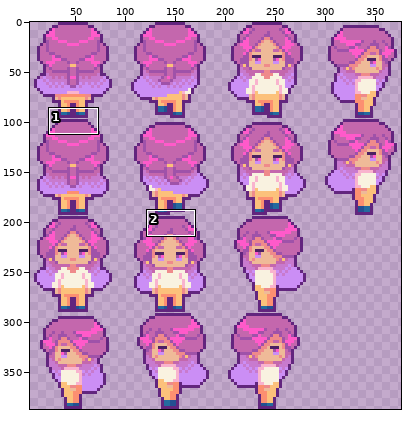
File history of a sprite sheet, assets/atlas/lethe-atlas.png. Above, an overview of the earlier version with the close-up marked.
Close-up. Before the commit:
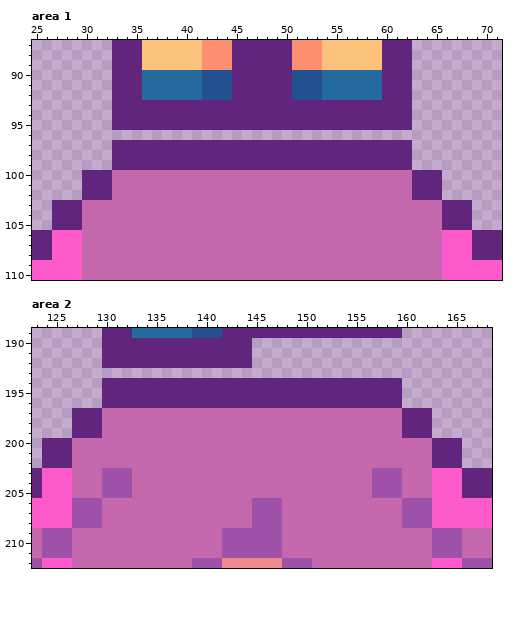
The file is 387x387 pixels. Shown: area 1: x 25..71, y 87..110; area 2: x 123..168, y 189..212. The wide view leaves out empty margins.
The same view after the edit:
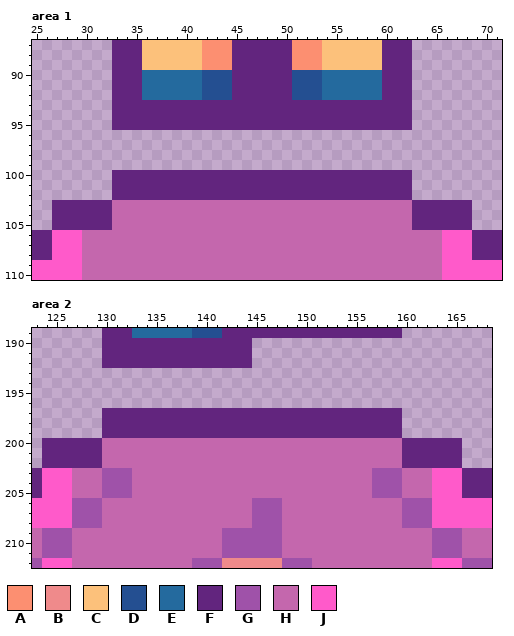
Palette (. is transparent): A #fc8f71  B #ef8a8b  C #fcc17b  D #244f91  E #246a9e  F #62257e  G #9f52a9  H #c467ad  J #ff5aca
Change:
Area 1:
y 97..99: x 33..62 FFFFFFFFFFFFFFFFFFFFFFFFFFFFFF -> ..............................
y 100..102: x 30..65 FFFHHHHHHHHHHHHHHHHHHHHHHHHHHHHHHFFF -> ...FFFFFFFFFFFFFFFFFFFFFFFFFFFFFF...
y 103..105: x 30..32 HHH -> FFF; x 63..65 HHH -> FFF
Area 2:
y 194..196: x 130..159 FFFFFFFFFFFFFFFFFFFFFFFFFFFFFF -> ..............................
y 197..199: x 127..162 FFFHHHHHHHHHHHHHHHHHHHHHHHHHHHHHHFFF -> ...FFFFFFFFFFFFFFFFFFFFFFFFFFFFFF...
y 200..202: x 127..129 HHH -> FFF; x 160..162 HHH -> FFF
Pixel boxes of the changes (left, top, right, bottom) in both close-ups:
changed: (82, 140, 442, 230)
changed: (72, 378, 432, 468)
